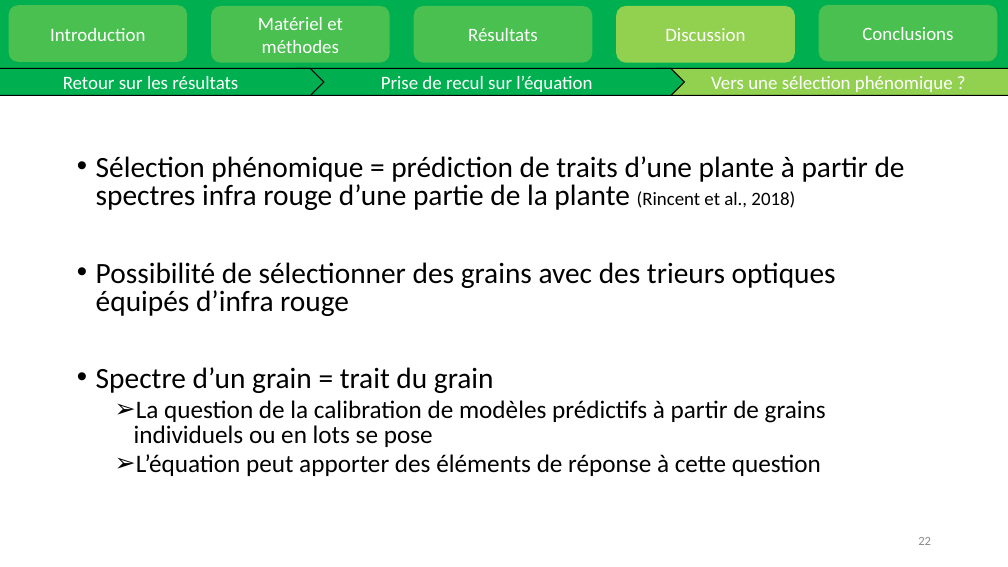
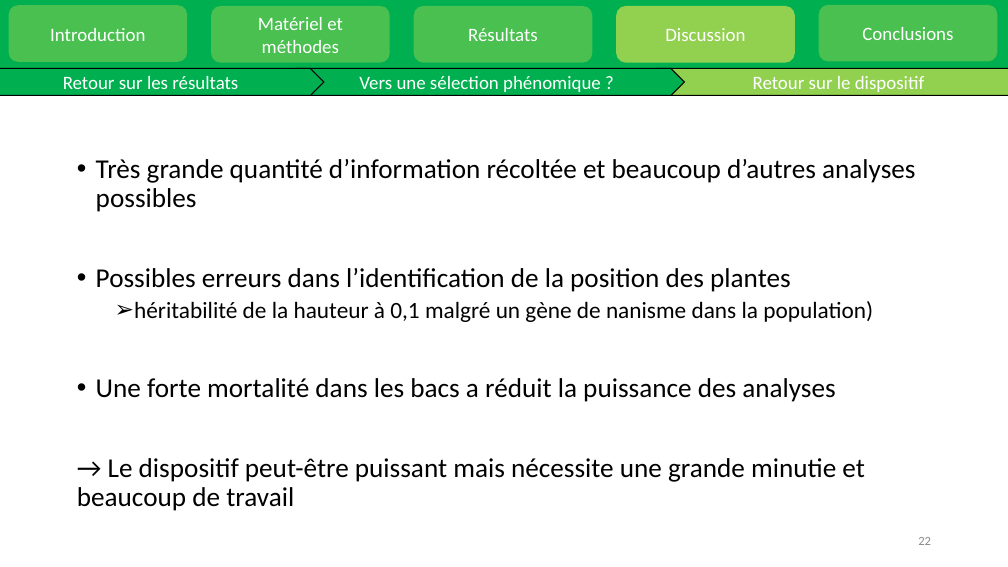
Before and after one commit to martinEcarnot/Stage_CBienvenu_2023, a slide deck: slide 22 of présentation-v1.pptx. Drawn at 1008x567 pixels with LibreOffice and Linux fonts; fonts in the diff are those of the drawing. Boxes give left, top, right and bottom in pixels: in the first picture for what was removed or moved away, otherwise in the second. Text is boxed around its words. In the diff, an @@ line names an element or a change of style, - is before the commit and + after.

```diff
--- a/présentation-v1.pptx
+++ b/présentation-v1.pptx
@@ pentagon arrow "Vers une sélection phénomique ?": place and size @@
-pentagon arrow "Vers une sélection phénomique ?" at [657,69,1008,96]
+pentagon arrow "Vers une sélection phénomique ?" at [296,69,685,96]
@@ pentagon arrow "Vers une sélection phénomique ?" at [296,69,685,96]: fill #92D050 to #00B050 @@
@@ pentagon arrow removed at [296,69,685,96] @@
-Prise de recul sur l’équation
@@ pentagon arrow added at [657,69,1008,96], fill #92D050, outline #000000 1 pt, 18 pt, text #FFFFFF @@
+Retour sur le dispositif
@@ text at [77,159,915,511]: text changed; size 28 to 25.9 pt @@
-• Sélection phénomique = prédiction de traits d’une plante à partir de spectres infra rouge d’une partie de la plante (Rincent et al., 2018)
-• Possibilité de sélectionner des grains avec des trieurs optiques équipés d’infra rouge
-• Spectre d’un grain = trait du grain
-  ➢ La question de la calibration de modèles prédictifs à partir de grains individuels ou en lots se pose
-  ➢ L’équation peut apporter des éléments de réponse à cette question
+• Très grande quantité d’information récoltée et beaucoup d’autres analyses possibles
+• Possibles erreurs dans l’identification de la position des plantes
+  ➢ héritabilité de la hauteur à 0,1 malgré un gène de nanisme dans la population)
+• Une forte mortalité dans les bacs a réduit la puissance des analyses
+→ Le dispositif peut-être puissant mais nécessite une grande minutie et beaucoup de travail
```
Also in this commit, not shown: 8 other slides changed, 1 slide added, 2 other files.
